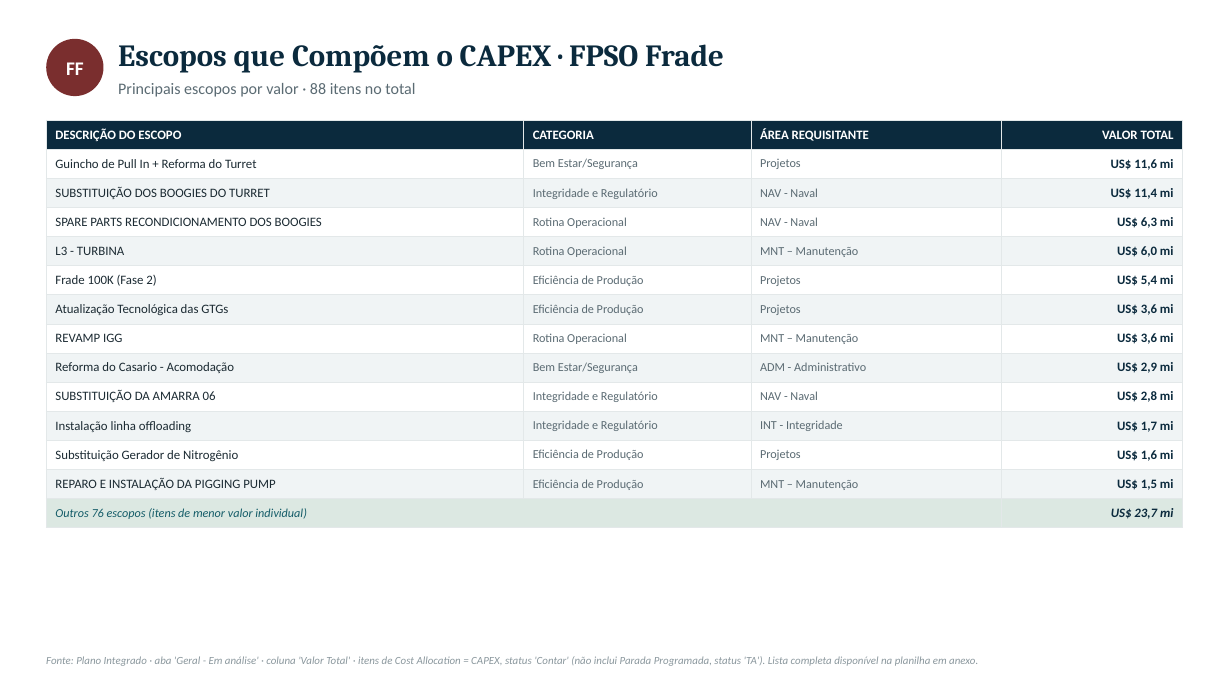
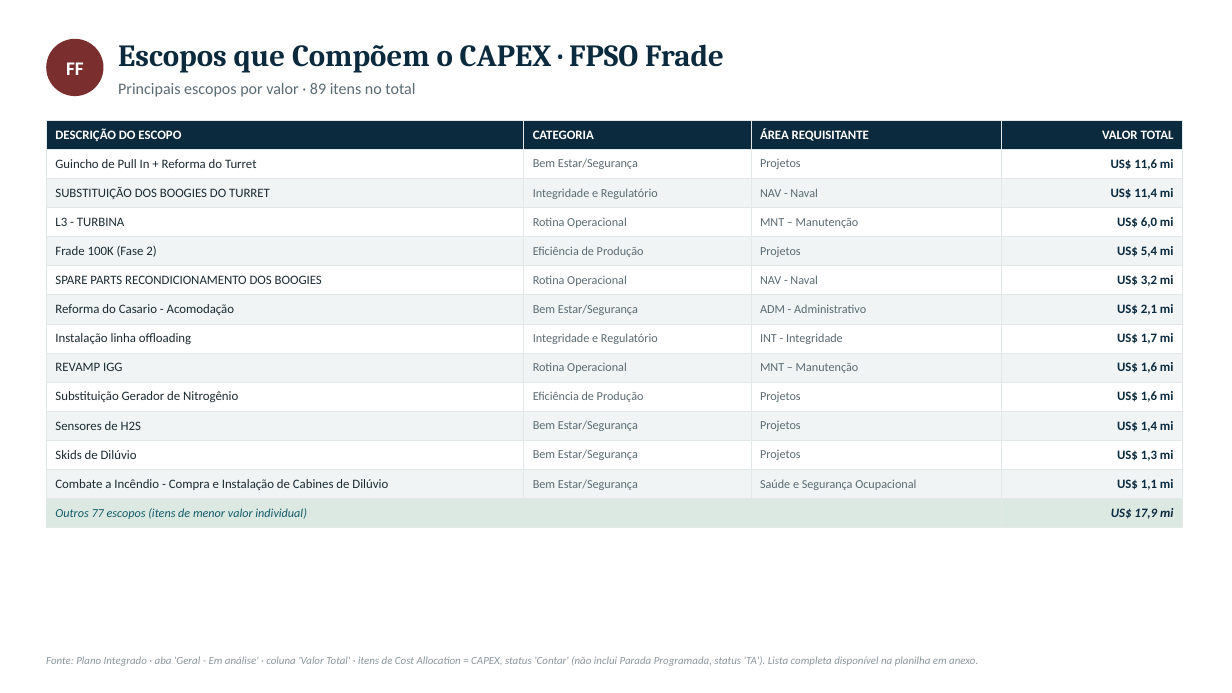
Before and after one commit to LucasRibaas/Planejamento, a slide deck: slide 23 of PRIO_Plano_Trabalho_CAPEX_2027.pptx. Drawn at 1232x693 pixels with LibreOffice and Linux fonts; fonts in the diff are those of the drawing. Boxes give left, top, right and bottom in pixels: in the first picture for what was removed or moved away, otherwise in the second. Text is boxed around its words. In the diff, an @@ line names an element or a change of style, - is before the commit and + after.

```diff
--- a/PRIO_Plano_Trabalho_CAPEX_2027.pptx
+++ b/PRIO_Plano_Trabalho_CAPEX_2027.pptx
@@ text at (x1=118, y1=83, x2=415, y2=97): text changed @@
-Principais escopos por valor · 88 itens no total
+Principais escopos por valor · 89 itens no total
@@ table at (x1=46, y1=120, x2=1184, y2=523) @@
-row 4: SPARE PARTS RECONDICIONAMENTO DOS BOOGIES | Rotina Operacional | NAV - Naval | US$ 6,3 mi
-row 7: Atualização Tecnológica das GTGs | Eficiência de Produção | Projetos | US$ 3,6 mi
-row 8: REVAMP IGG | Rotina Operacional | MNT – Manutenção | US$ 3,6 mi
-row 9: Reforma do Casario - Acomodação | Bem Estar/Segurança | ADM - Administrativo | US$ 2,9 mi
-row 10: SUBSTITUIÇÃO DA AMARRA 06 | Integridade e Regulatório | NAV - Naval | US$ 2,8 mi
+row 6: SPARE PARTS RECONDICIONAMENTO DOS BOOGIES | Rotina Operacional | NAV - Naval | US$ 3,2 mi
+row 7: Reforma do Casario - Acomodação | Bem Estar/Segurança | ADM - Administrativo | US$ 2,1 mi
+row 9: REVAMP IGG | Rotina Operacional | MNT – Manutenção | US$ 1,6 mi
-row 13: REPARO E INSTALAÇÃO DA PIGGING PUMP | Eficiência de Produção | MNT – Manutenção | US$ 1,5 mi
-row 14: Outros 76 escopos (itens de menor valor individual) |  |  | US$ 23,7 mi
+row 11: Sensores de H2S | Bem Estar/Segurança | Projetos | US$ 1,4 mi
+row 12: Skids de Dilúvio | Bem Estar/Segurança | Projetos | US$ 1,3 mi
+row 13: Combate a Incêndio - Compra e Instalação de Cabines de Dilúvio | Bem Estar/Segurança | Saúde e Segurança Ocupacional | US$ 1,1 mi
+row 14: Outros 77 escopos (itens de menor valor individual) |  |  | US$ 17,9 mi
```
Also in this commit, not shown: 2 other slides changed.
